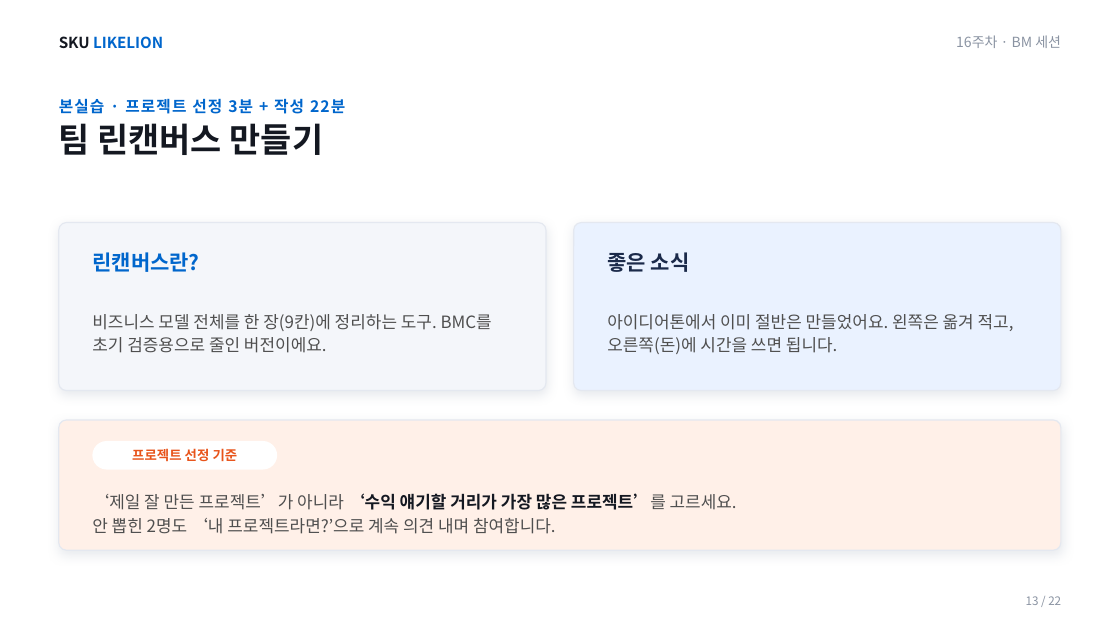
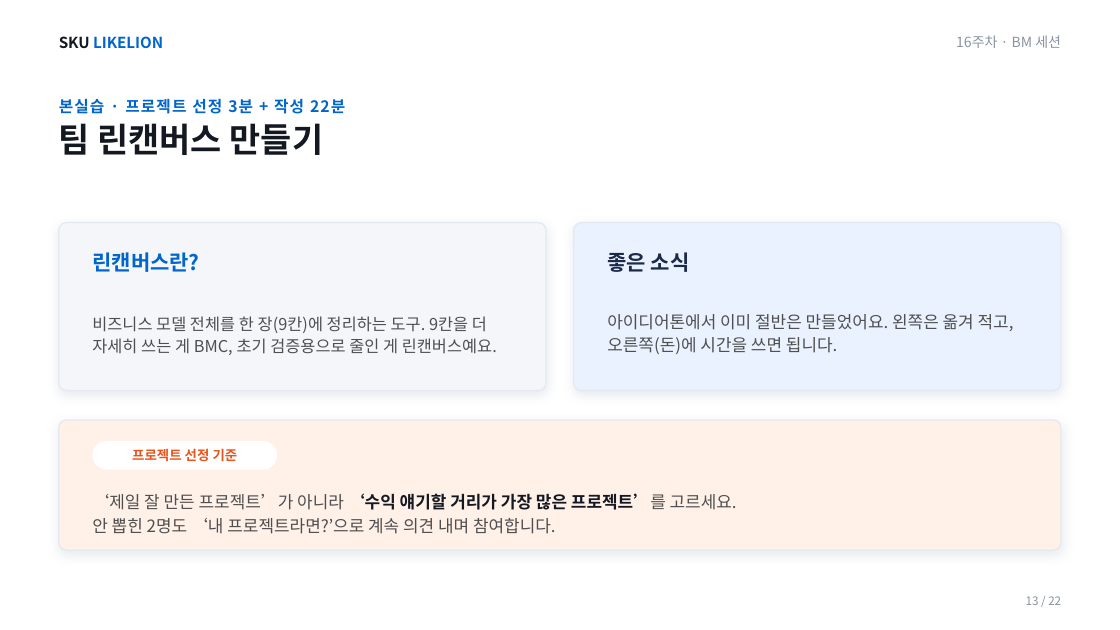
Before and after one commit to SKUnohtaekyung/BM, a slide deck: slide 13 of 슬라이드/BM_16주차_강의덱.pptx. Drawn at 1120x630 pixels with LibreOffice and Linux fonts; fonts in the diff are those of the drawing. Boxes give left, top, right and bottom in pixels: in the first picture for what was removed or moved away, otherwise in the second. Text is boxed around its words. In the diff, an @@ line names an element or a change of style, - is before the commit and + after.

```diff
--- a/슬라이드/BM_16주차_강의덱.pptx
+++ b/슬라이드/BM_16주차_강의덱.pptx
@@ text at [92, 316, 497, 355]: text changed; size 14.5 to 14 pt @@
-비즈니스 모델 전체를 한 장(9칸)에 정리하는 도구. BMC를 초기 검증용으로 줄인 버전이에요.
+비즈니스 모델 전체를 한 장(9칸)에 정리하는 도구. 9칸을 더 자세히 쓰는 게 BMC, 초기 검증용으로 줄인 게 린캔버스예요.
```
Also in this commit, not shown: 14 other slides changed, 1 other file.
